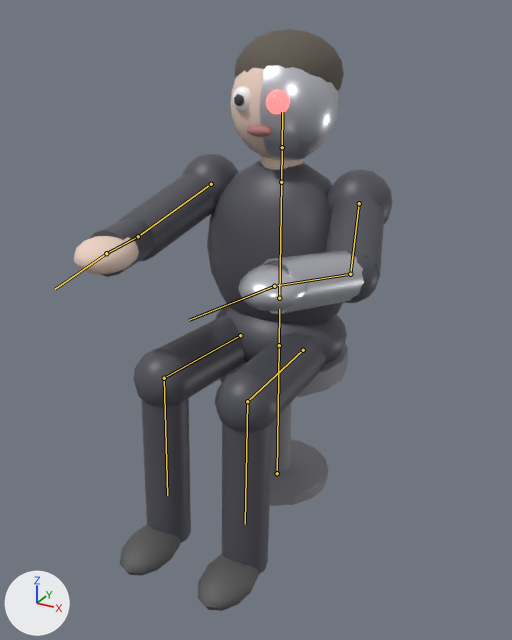
What one commit did to the glTF model Assets/Models/Ciborgue.glb.
Before and after are seen from a 50 mm lens placed at (0.842, -1.672, 1.352), pointed at (-0.028, -0.091, 0.561). The lights are fixed; the arrows at lower left show +X, +Y and +Z. The first picture is the older version. The bones that bend it are drawn over the model as lines.

The first picture shows 'Ciborgue'.
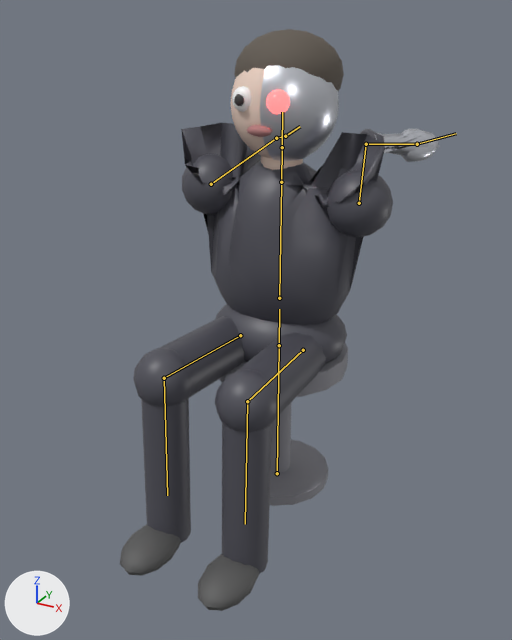
The newer file adds an action. The first version stands in its rest pose; the second is drawn at frame 38 of the action 'Castigo'.

Where the change shows, as pixel boxes (x1, y1, x2, y2) in the pictures (512 x 640 px):
'Ciborgue', posed: before (74, 29, 393, 611); after (120, 29, 439, 611)
bone 'upper_arm.L', root to tip: before (211, 184) to (138, 236); after (211, 184) to (276, 138)
bone 'forearm.L', root to tip: before (138, 236) to (106, 253); after (276, 138) to (285, 136)
bone 'hand.L', root to tip: before (106, 253) to (55, 289); after (285, 136) to (300, 126)
bone 'upper_arm.R', root to tip: before (359, 203) to (350, 274); after (359, 203) to (366, 144)
bone 'forearm.R', root to tip: before (350, 274) to (274, 286); after (366, 144) to (417, 144)
bone 'hand.R', root to tip: before (274, 286) to (189, 320); after (417, 144) to (456, 133)

What the commit changed:
Bone 'upper_arm.L' (bone_upper_arm_l) turns from (0, 0, 0) to (0, 0, -180) degrees about its own x, y and z.
Bone 'forearm.L' (bone_forearm_l) turns from (0, 0, 0) to (138, 31, 72) degrees about its own x, y and z.
Bone 'hand.L' (bone_hand_l) turns from (0, 0, 0) to (16, 80, 14) degrees about its own x, y and z.
Bone 'upper_arm.R' (bone_upper_arm_r) turns from (0, 0, 0) to (0, 0, -179) degrees about its own x, y and z.
Bone 'forearm.R' (bone_forearm_r) turns from (0, 0, 0) to (138, -31, -72) degrees about its own x, y and z.
Bone 'hand.R' (bone_hand_r) turns from (0, 0, 0) to (16, -80, -14) degrees about its own x, y and z.
